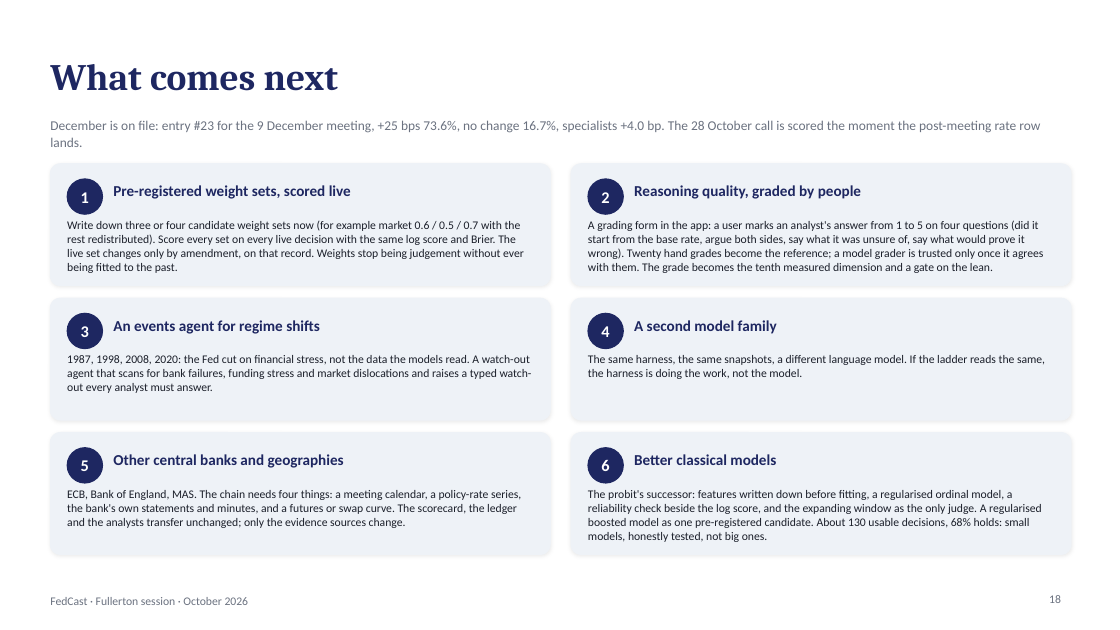
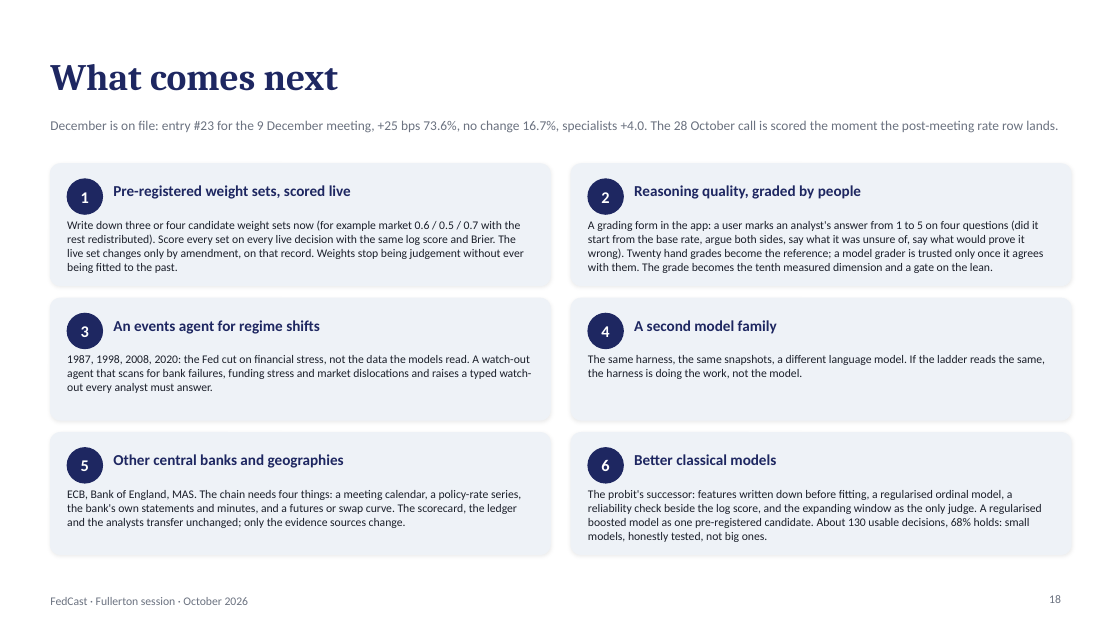
Before and after one commit to kmt112/fed-forecast, a slide deck: slide 18 of docs/FedCast_Fullerton.pptx. Drawn at 1120x630 pixels with LibreOffice and Linux fonts; fonts in the diff are those of the drawing. Boxes give left, top, right and bottom in pixels: in the first picture for what was removed or moved away, otherwise in the second. Text is boxed around its words. In the diff, an @@ line names an element or a change of style, - is before the commit and + after.

```diff
--- a/docs/FedCast_Fullerton.pptx
+++ b/docs/FedCast_Fullerton.pptx
@@ text at box(50, 120, 1058, 133): text changed @@
-December is on file: entry #23 for the 9 December meeting, +25 bps 73.6%, no change 16.7%, specialists +4.0 bp. The 28 October call is scored the moment the post-meeting rate row lands.
+December is on file: entry #23 for the 9 December meeting, +25 bps 73.6%, no change 16.7%, specialists +4.0. The 28 October call is scored the moment the post-meeting rate row lands.
```
Also in this commit, not shown: 7 other slides changed, 2 slides added, 8 other files.
